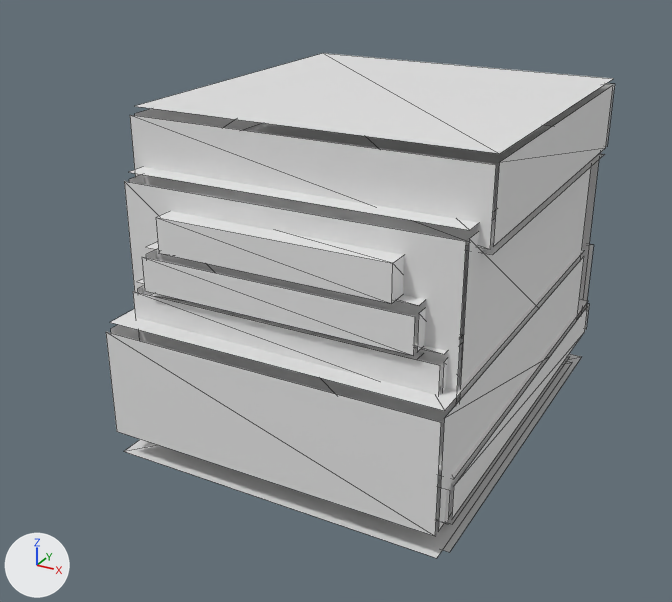
A saved change to the OBJ model tools/armor_src/models/entity/gearwright/boots_leg_l.obj.
Rendered twice from a camera (50 mm lens) standing at (0.49, -0.772, 0.447) and looking at (0.109, -0.079, 0.101). Every picture has the same lights, and +X, +Y and +Z are marked at lower left. The older version comes first. Mesh edges are drawn as thin lines. Where no turn or scale is listed for an object, it has been applied to the vertices.

Names of what the first picture shows: 'boots_leg_l'.
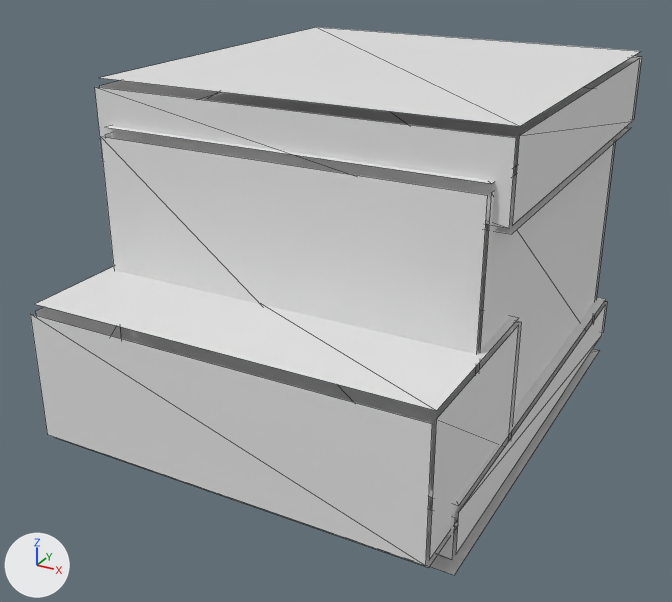
Location of each change, (x1, y1, x2, y2) in pixels of the pictures (672 x 602 px):
'boots_leg_l', reshaped (20% wider, 8% taller): before (106, 53, 615, 558); after (30, 27, 642, 575)
part 1 of me_boots_leg_l, rebuilt: before (124, 181, 466, 487); after (100, 137, 488, 461)
part 2 of me_boots_leg_l, rebuilt: before (577, 160, 599, 320); after (482, 143, 615, 323)
part 3 of me_boots_leg_l, rebuilt: before (130, 123, 552, 230); after (485, 127, 630, 234)
part 4 of me_boots_leg_l, rebuilt: before (449, 356, 569, 524); after (430, 349, 600, 575)
part 5 of me_boots_leg_l, rebuilt: before (136, 53, 614, 154); after (105, 88, 593, 184)
part 6 of me_boots_leg_l, rebuilt: before (581, 244, 593, 314); after (594, 301, 607, 333)
part 7 of me_boots_leg_l, rebuilt (not visible afterwards): before (124, 361, 572, 558)
part 8 of me_boots_leg_l, rebuilt: before (438, 299, 588, 479); after (429, 277, 606, 506)
part 9 of me_boots_leg_l, deleted: before (106, 85, 613, 552)
part 10 of me_boots_leg_l, built on: before (111, 83, 615, 532); after (30, 27, 642, 567)

The change in detail:
me_boots_leg_l is used by ob_boots_leg_l; location (0.0, 0.0, 0.0).
me_boots_leg_l had 152 vertices, 84 faces and spanned x -0.041..0.284, y -0.231..0.188, z -0.031..0.281.
me_boots_leg_l now has 96 vertices, 48 faces and spans x -0.059..0.303, y -0.294..0.188, z -0.019..0.306.
me_boots_leg_l part 1: the loose piece of 4 vertices spanning x -0.031..0.275, y -0.194, z 0.0..0.225 is rebuilt with 4 vertices and now spans x -0.047..0.291, y -0.2, z 0.0..0.263.
me_boots_leg_l part 2: the loose piece of 4 vertices spanning x -0.031..0.275, y 0.181, z 0.0..0.225 is rebuilt with 4 vertices and now spans x -0.047..0.291, y 0.175, z 0.0..0.262.
me_boots_leg_l part 3: the loose piece of 4 vertices spanning x -0.031..0.275, y -0.187..0.15, z 0.231 is rebuilt with 4 vertices and now spans x -0.059..0.303, y -0.181..0.181, z 0.231.
me_boots_leg_l part 4: the loose piece of 4 vertices spanning x -0.031..0.275, y -0.188..0.15, z -0.019 is rebuilt with 4 vertices and now spans x -0.056..0.3, y -0.244..0.181, z -0.019.
me_boots_leg_l part 5: the loose piece of 4 vertices spanning x -0.041..0.284, y -0.162..0.163, z 0.281 is rebuilt with 4 vertices and now spans x -0.047..0.291, y -0.194..0.169, z 0.269.
me_boots_leg_l part 6: the loose piece of 4 vertices spanning x -0.034..0.278, y 0.188, z 0.0..0.1 is rebuilt with 4 vertices and now spans x -0.056..0.3, y 0.188, z 0.0..0.037.
me_boots_leg_l part 7: the loose piece of 4 vertices spanning x -0.034..0.278, y -0.225..0.15, z -0.025 is rebuilt with 4 vertices and now spans x -0.047..0.291, y -0.194..0.169, z -0.013..-0.012.
me_boots_leg_l part 8: the loose piece of 4 vertices spanning x -0.038..0.281, y -0.206..0.181, z 0.037..0.038 is rebuilt with 4 vertices and now spans x -0.056..0.3, y -0.244..0.181, z 0.044.
me_boots_leg_l part 9: 24 loose pieces with 100 vertices, spanning x -0.041..0.284, y -0.231..0.188, z -0.031..0.275, are deleted.
Part 10, on me_boots_leg_l:
20 vertices are removed from x -0.041..0.284, y -0.225..0.181, z 0.0..0.275.
10 faces are deleted.
50 vertices are added at x -0.059..0.303, y -0.294..0.188, z 0.0..0.306.
8 new vertices lie (0.35, 0.0, 0.0) away from vertices in x -0.053, y -0.294..-0.119, z 0.019..0.144.
6 new vertices lie (0.362, 0.0, 0.0) away from vertices in x -0.059, y -0.187..0.188, z 0.237..0.306.
32 new faces join them.
